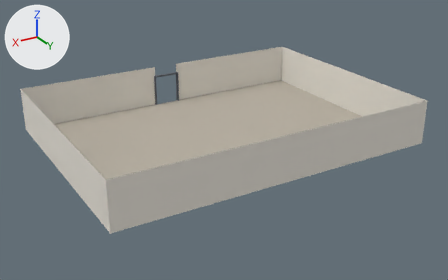
Two versions of the glTF model client/src/game/packs/office/scene.glb, one commit apart.
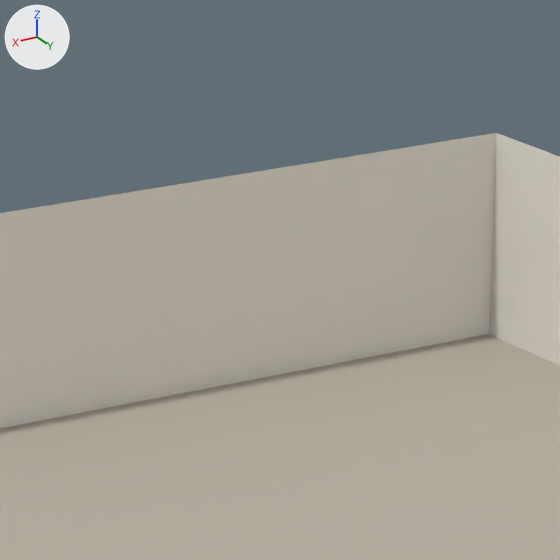
Each version appears first whole from a 50 mm camera at (19.88, 33.83, 16.54) aimed at (0.0, 0.7, -0.02), and next in a close-up on the part from 44% to 65% of the width and 9% to 42% of the height. The lights are fixed; the arrows at upper left show +X, +Y and +Z. The first two pictures are the older version. Where no turn or scale is listed for an object, it has been applied to the vertices. Vertices at exactly the same position are counted once.

Names of what the first close-up shows: 'floor', 'wall'.
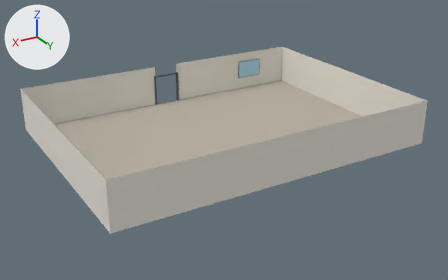
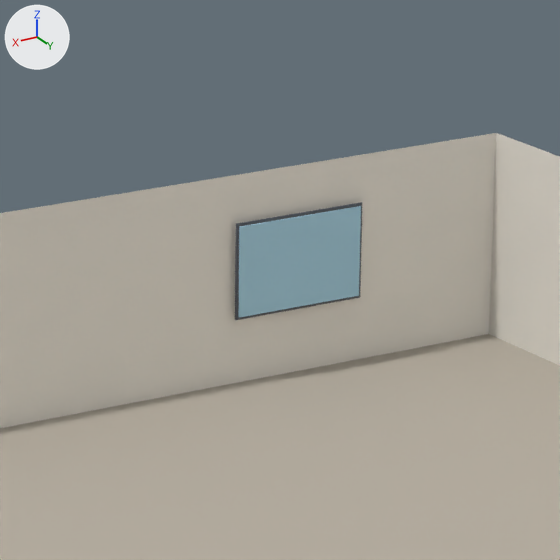
Boxes [x1, y1, x2, y2] around the edits, measured in the close-ups (560 x 560 px):
'glass', reshaped (not visible before)
    after: [238, 206, 361, 318]
'frame', reshaped (not visible before)
    after: [235, 202, 362, 320]

What changed in the scene script:
```text
Change me_mesh_2:
    used by ob_frame; location = (0.0, 0.0, 0.0)
    remove me_mesh_2.from_pydata(...)  # 76 vertices, 120 faces; spans x -8.5..10.9, y -8.1..7.9, z 0.0..2.3
    add me_mesh_2.from_pydata(...)  # 84 vertices, 132 faces; spans x -8.6..10.9, y -8.1..7.9, z 0.0..2.3
    me_mesh_2 part 1: a new loose piece, a box spanning x -8.64..-6.56, y -7.915..-7.885, z 0.96..2.34, in mat_frame (dark grey #5a5e66)
Change me_mesh_3:
    used by ob_glass; location = (0.0, 0.0, 0.0)
    remove me_mesh_3.from_pydata(...)  # 56 vertices, 84 faces; spans x -8.5..10.9, y -5.0..7.9, z 1.0..2.3
    add me_mesh_3.from_pydata(...)  # 64 vertices, 96 faces; spans x -8.6..10.9, y -7.9..7.9, z 1.0..2.3
    me_mesh_3 part 2: a new loose piece, a box spanning x -8.6..-6.6, y -7.9..-7.86, z 1.0..2.3, in mat_glass (blue #a9d3e6)
```
